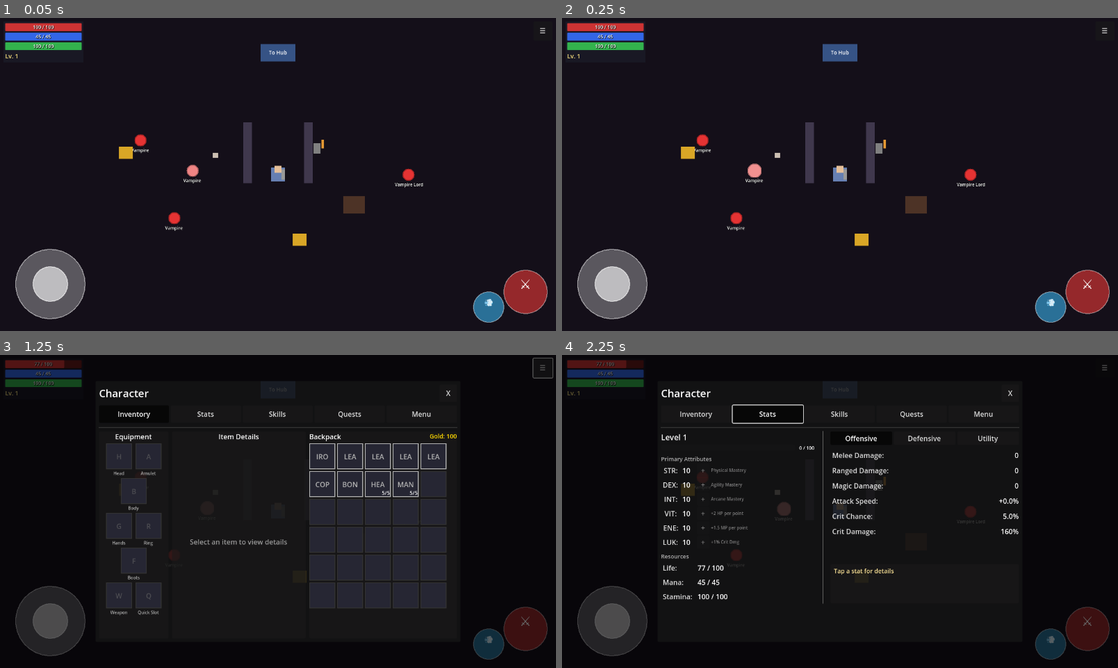
Above: before the commit, frames 1-4 (two rows, left to right).
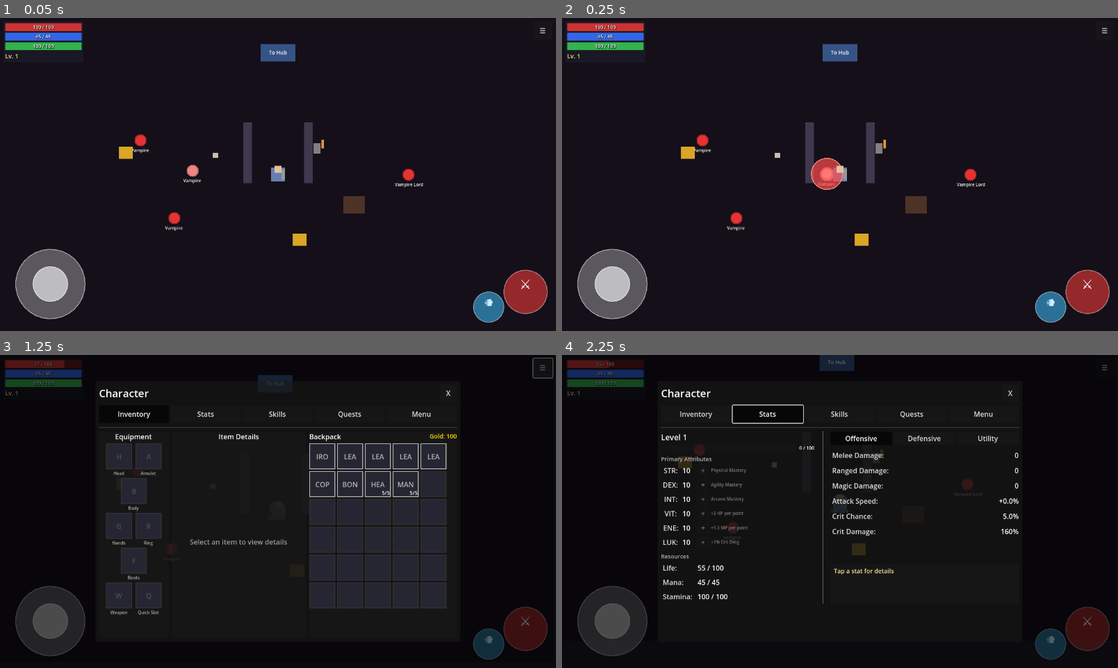
Above: after the commit, the same moments.

Repository: MatousHruska/MobileTestia
Game: Godot game, scene res://scenes/world/zone_crypt.tscn
The game is run twice, just before and just after one commit, with the same random seed, the same clock (stepped at 60 frames per second) and the same inputs. This scene is started directly instead of the project's main scene.
Inputs:
- Up to frame 1 (0.05 s): no input
- Up to frame 2 (0.25 s): no input
- Up to frame 3 (1.25 s): click "☰" at 0.5 s
- Up to frame 4 (2.25 s): click "Inventory" at 1.25 s; click "Stats" at 2 s

Frame 1 is identical in both runs. In frame 2, 0.6% of the frame differs, in the area x 33-51%, y 44-56%; in frame 3, 0.1%; in frame 4, 1.1%, in the area x 6-76%, y 0-69%.
Error after the commit: Trying to assign value of type 'int' to a variable of type 'String'. (res://scripts/npc/hitbox_visual.gd:53)

Commit message:
Fix AbilityExecutor _caster being null due to parent chain
The AbilityExecutor was trying to get its parent as Node2D, but its
parent is EnemyAbilityController which is a Node, not Node2D. This
caused _caster to be null, making dash attacks fail immediately.

Fix: Walk up the parent chain to find either a Node2D parent or a
parent with an _owner property that is a Node2D.

Diff:
--- a/scripts/npc/ability_executor.gd
+++ b/scripts/npc/ability_executor.gd
@@ -56,9 +56,21 @@
 #===============================================================================
 
 func _ready() -> void:
-	_caster = get_parent() as Node2D
+	# Find the caster - walk up the tree to find the first Node2D
+	# (AbilityExecutor is child of EnemyAbilityController which is child of EnemyNPC)
+	var parent := get_parent()
+	while parent:
+		if parent is Node2D:
+			_caster = parent as Node2D
+			break
+		# Also check if parent has an _owner that's a Node2D (for EnemyAbilityController)
+		if "_owner" in parent and parent._owner is Node2D:
+			_caster = parent._owner as Node2D
+			break
+		parent = parent.get_parent()
+
 	if not _caster:
-		Debug.warn("AbilityExecutor", "Parent is not Node2D")
+		Debug.warn("AbilityExecutor", "Could not find Node2D caster in parent chain")
 		return
 
 	# Create hitbox spawner
